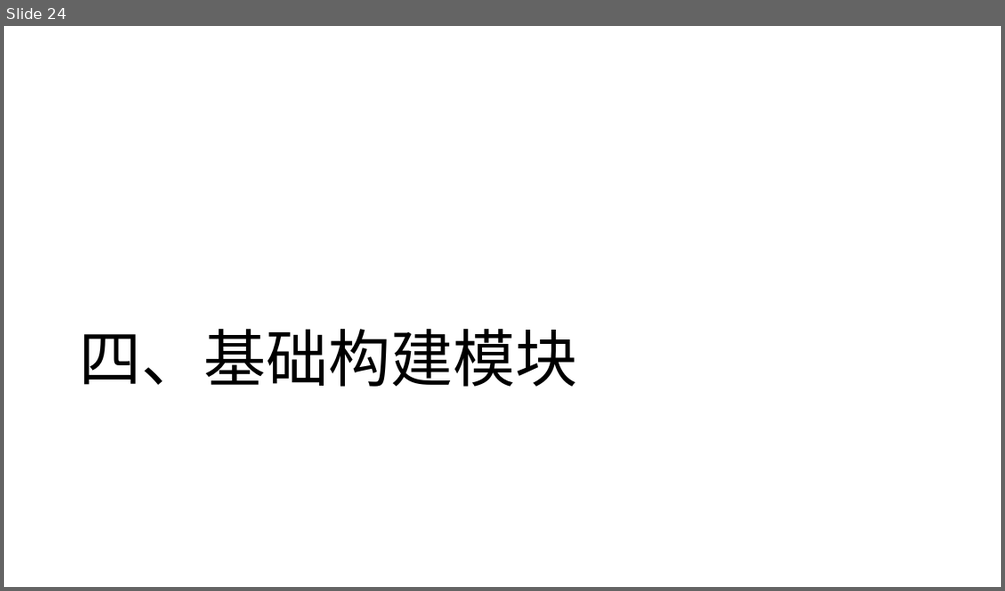
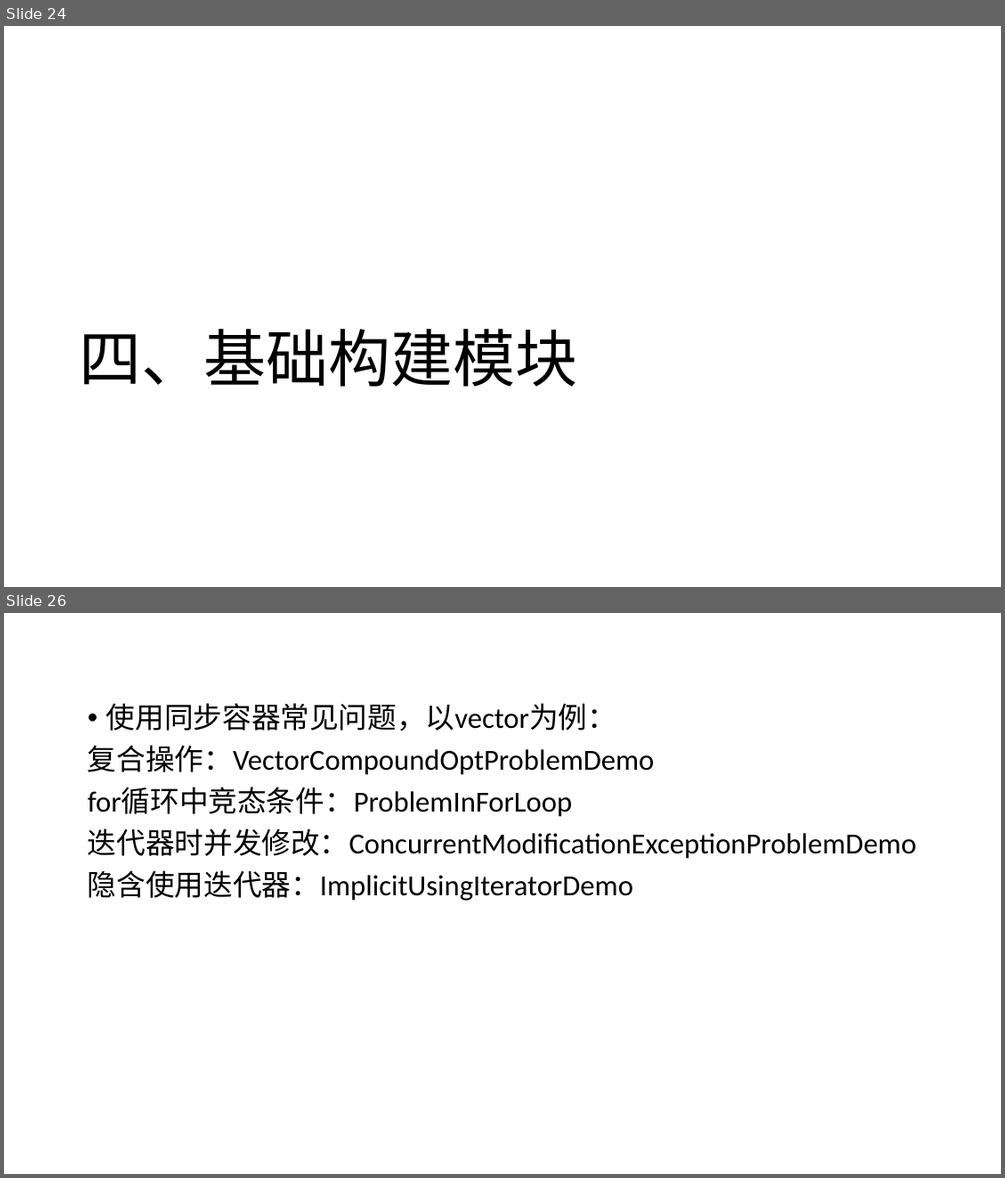
Before and after one commit to GerogeLeon/multithread_demo, a slide deck: JAVA并发编程.pptx. Shown one above the other, each under a label of ours: slide 24 before the commit, slides 24 and 26 after it; the slides between them are not shown. The pictures are 1005x591 and 1005x1178 pixels, drawn with LibreOffice and Linux fonts; fonts in the diff are those of the drawing. Boxes give left, top, right and bottom in pixels: in the first picture for what was removed or moved away, otherwise in the second. Text is boxed around its words. In the diff, an @@ line names an element or a change of style, - is before the commit and + after.

```diff
--- a/JAVA并发编程.pptx
+++ b/JAVA并发编程.pptx
@@ slide 26 added at <box>4,613,1001,1174</box>, background #FFFFFF @@
@@ text added at <box>88,703,916,900</box>, 28 pt, text #000000 @@
+• 使用同步容器常见问题，以vector为例：
+复合操作：VectorCompoundOptProblemDemo
+for循环中竞态条件：ProblemInForLoop
+迭代器时并发修改：ConcurrentModificationExceptionProblemDemo
+隐含使用迭代器：ImplicitUsingIteratorDemo
```
Also in this commit, not shown: 2 other slides added, 7 other files.
